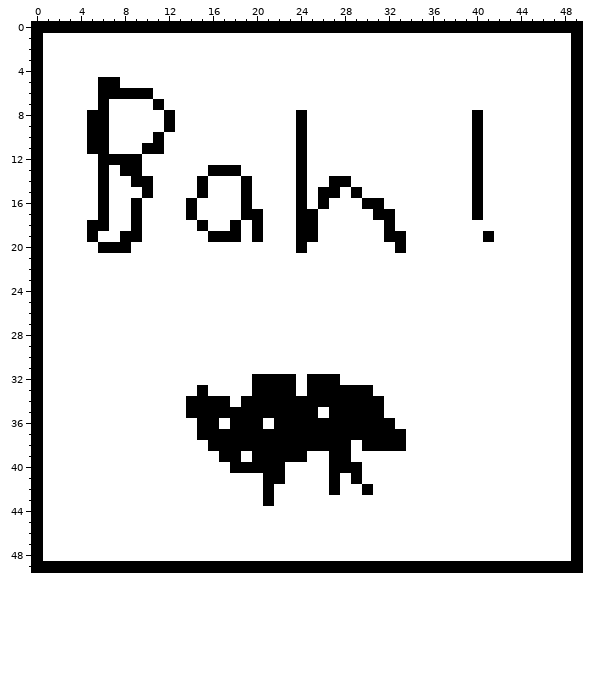
Two states of a pixel-art sprite, images/card10.gif. The first picture shows the starting point.
The file is 50x50 pixels.
After the commit:
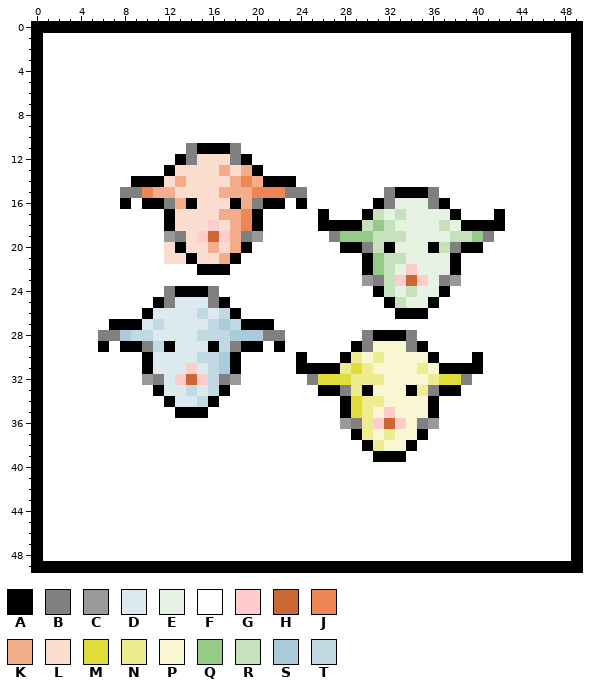
Palette (. is transparent): A #000000  B #808080  C #999999  D #dceaef  E #e6f3e2  F #ffffff  G #ffcccc  H #cc6633  J #ed8654  K #f3ad8b  L #faddcf  M #e0dc3a  N #eeec91  P #f8f7d1  Q #96cb87  R #c5e2bc  S #aacbd9  T #c1d9e3
Diff:
Changed rows in their new state; - is an unchanged pixel.
first column x 5:
 5 -FF-----------------------------------
 6 -FFFFF--------------------------------
 7 -F----F-------------------------------
 8 FF-----F-----------F---------------F--
 9 FF-----F-----------F---------------F--
10 FF----F------------F---------------F--
11 FF---FF--BAAAB-----F---------------F--
12 -FFFF---ABLLLBA----F---------------F--
13 -F-FF--ALLLLKLKA---F---------------F--
14 -F----ALKLLLLKJKAAAF--FF-----------F--
15 -F-BBJKKLLLLKKKJJJBB-FF-F--BAAAB---F--
16 -F-AFAABK-LLLAKBAA---F---F-BEEEBA--F--
17 -F--F--ALLLLKKJ----FFA---AREREEEEA-F-A
18 FF--F--ALLLGLKJ----FFAAAARQREEEEREAAAA
19 F--FF--CBLGHGKBC---FF-BQQQRRREEEERRQB-
20 -FFF---LALLKLKA----F---AABRAEEEARBAA--
21 -------LLALLKA-----------AQRREEEEA----
22 ----------AAA------------AQREGEEEA----
23 -------------------------CBRGHGEBC----
24 -------BAAAB--------------AREREEA-----
25 ------ABDDDBA--------------AREEA------
26 -----ADDDDTDTA--------------AAA-------
27 --AAADTDDDDTSTAAA---------------------
28 -BBSTTDDDDTTTSSSBB-------BAAAB--------
29 -A-AABTADDDATBAA-A------ABPPPBA-------
30 -----ADDDDTTSA-----A---ANPNPPPPA---A--
31 -----ADDDGDTSA-----AAAANMNPPPPNPAAAA--
32 -----CBDGHGTBC-FFFF-BMMMNNNPPPPNMMB---
33 ------ADDTDTA--FFFF-F--BN-PPPANBAA----
34 -------ADDT-F-FFFFFFFFF-MNNPPPPA------
35 --------A--FFFFFFFFFF-F-MNPGPPPA------
36 ----------FF-FFF-FFFFFFCBNGHGPBC------
37 ----------FFFFFFFFFFFFFF-NPNPPA-------
38 -----------FFFFFFFFFFFFF--NPPA--------
39 ------------FF-FFFFF--FF--AAA---------
40 -------------FFFFF----FFF-------------
41 ----------------FF----F-F-------------
42 ----------------F-----F--F------------
43 ----------------F---------------------
Changed places in both pictures, as pixel boxes (x1, y1, x2, y2):
changed: (87, 77, 505, 506)
